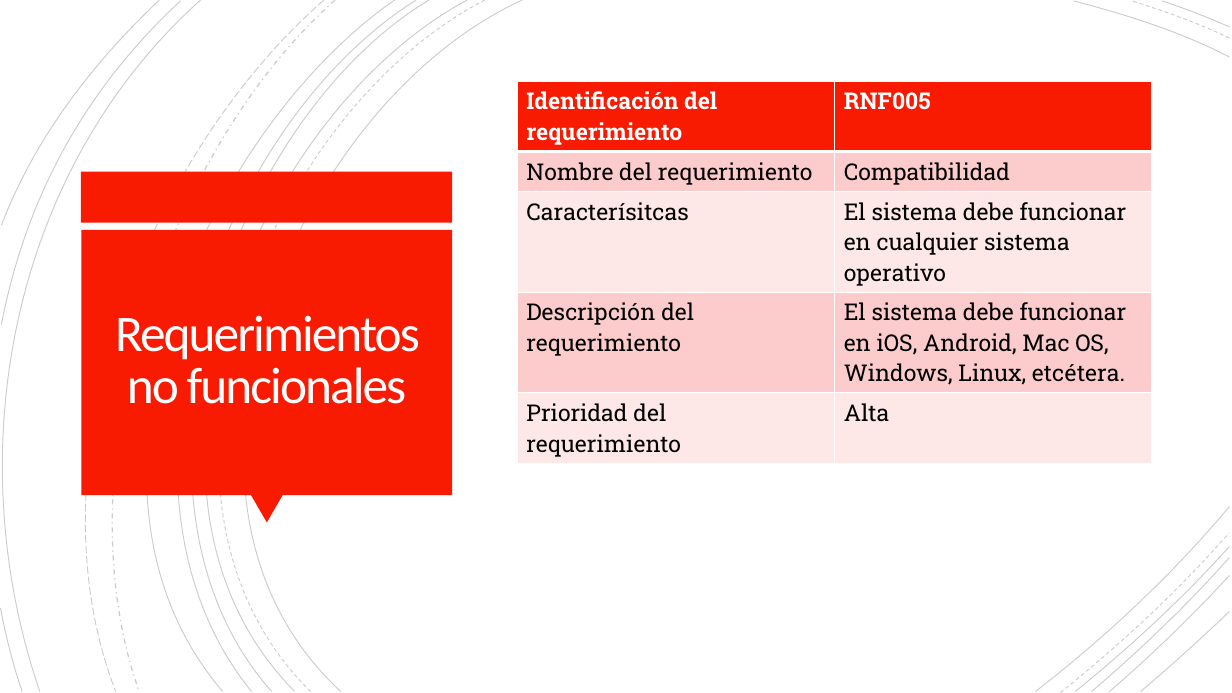
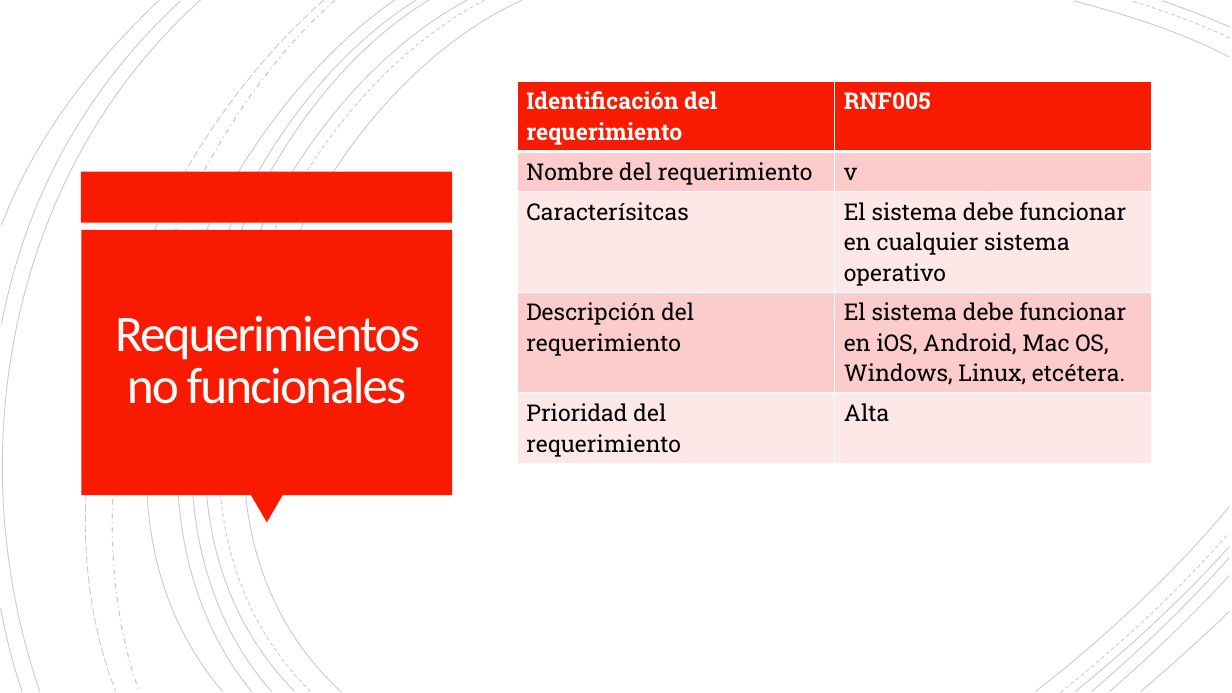
Before and after one commit to Dillan444/PROYECTO_SENA, a slide deck: slide 57 of PLANTEAMIENTO_DEL_PROBLEMA.pptx. Drawn at 1232x693 pixels with LibreOffice and Linux fonts; fonts in the diff are those of the drawing. Boxes give left, top, right and bottom in pixels: in the first picture for what was removed or moved away, otherwise in the second. Text is boxed around its words. In the diff, an @@ line names an element or a change of style, - is before the commit and + after.

```diff
--- a/PLANTEAMIENTO_DEL_PROBLEMA.pptx
+++ b/PLANTEAMIENTO_DEL_PROBLEMA.pptx
@@ table at bbox=[518, 81, 1152, 461] @@
-row 2, column 2: Compatibilidad
+row 2, column 2: v
```
